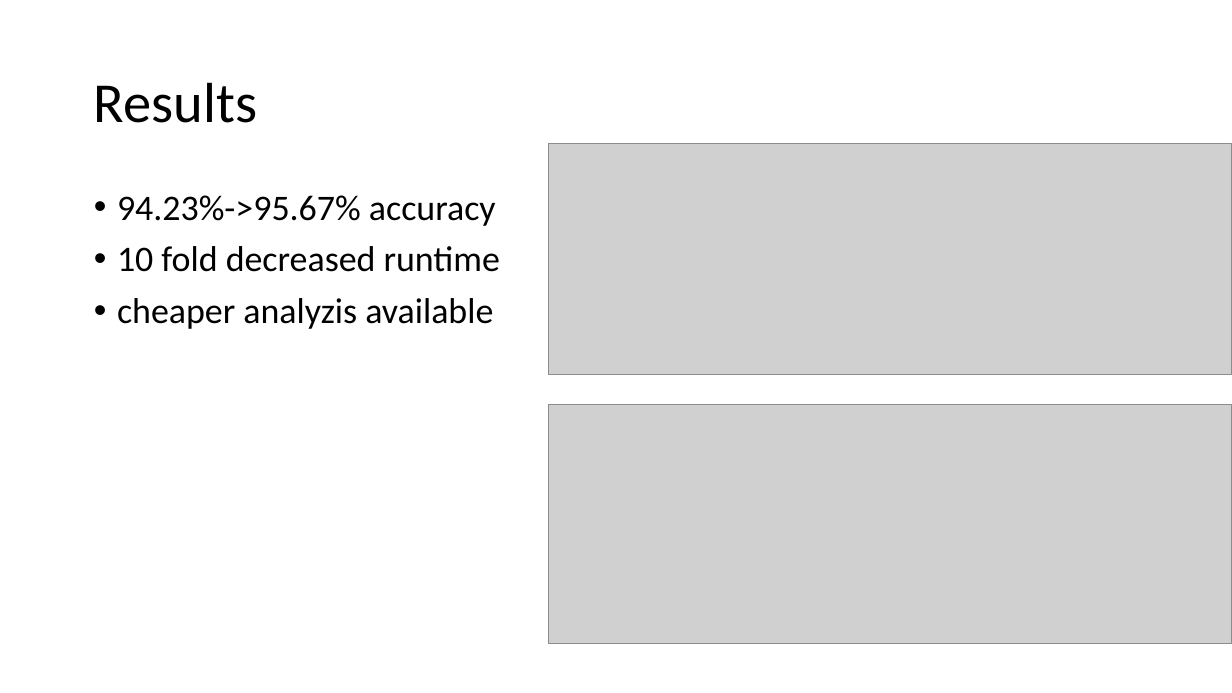
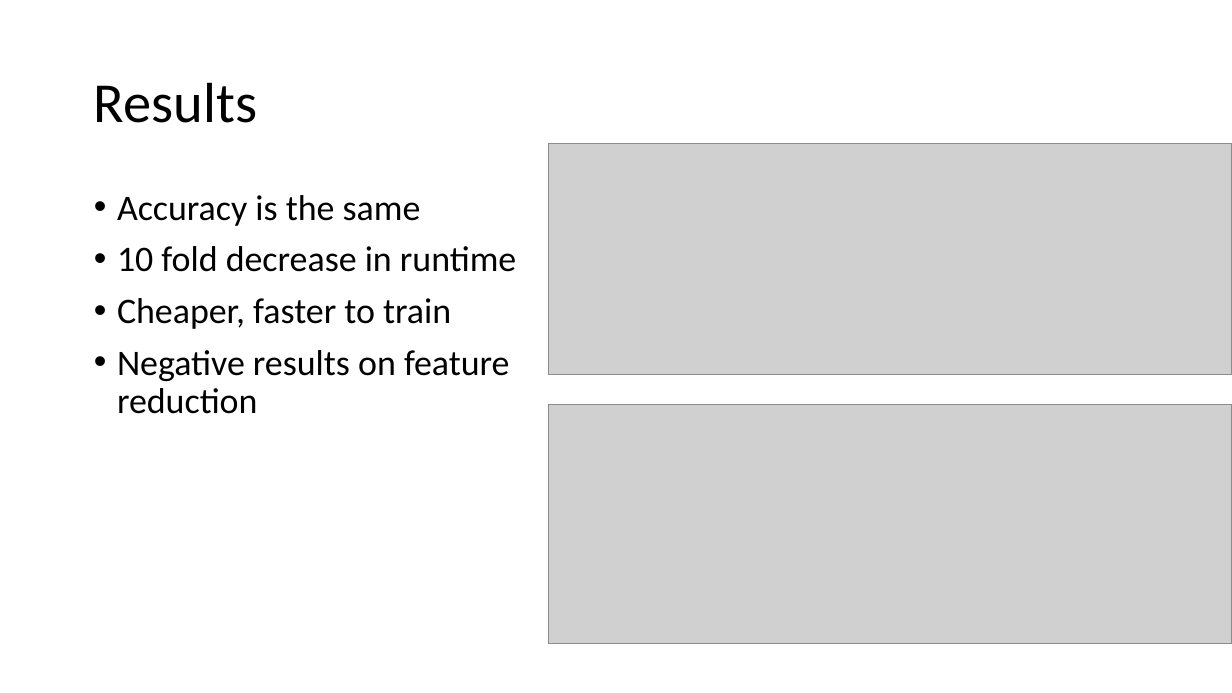
Before and after one commit to JNSchwartz/better_blood, a slide deck: slide 6 of betterblood.pptx. Drawn at 1232x693 pixels with LibreOffice and Linux fonts; fonts in the diff are those of the drawing; grey boxes stand for pictures; background and template pictures are left out. Boxes give left, top, right and bottom in pixels: in the first picture for what was removed or moved away, otherwise in the second. Text is boxed around its words. In the diff, an @@ line names an element or a change of style, - is before the commit and + after.

Commit message:
ppt dataset,results,bye

```diff
--- a/betterblood.pptx
+++ b/betterblood.pptx
@@ text at (117, 195, 516, 414): text changed @@
-• 94.23%->95.67% accuracy
-• 10 fold decreased runtime
-• cheaper analyzis available
+• Accuracy is the same
+• 10 fold decrease in runtime
+• Cheaper, faster to train
+• Negative results on feature reduction
```
Also in this commit, not shown: 1 other slide changed, 1 slide added, 1 slide removed.
